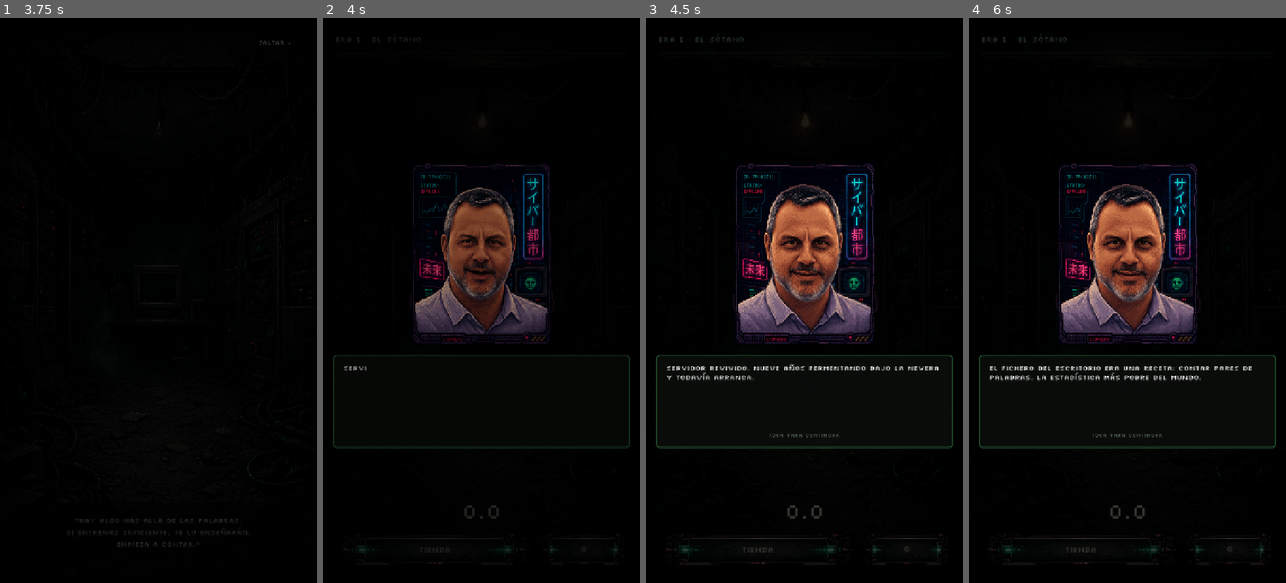
Above: before the commit, frames 1-4 (left to right).
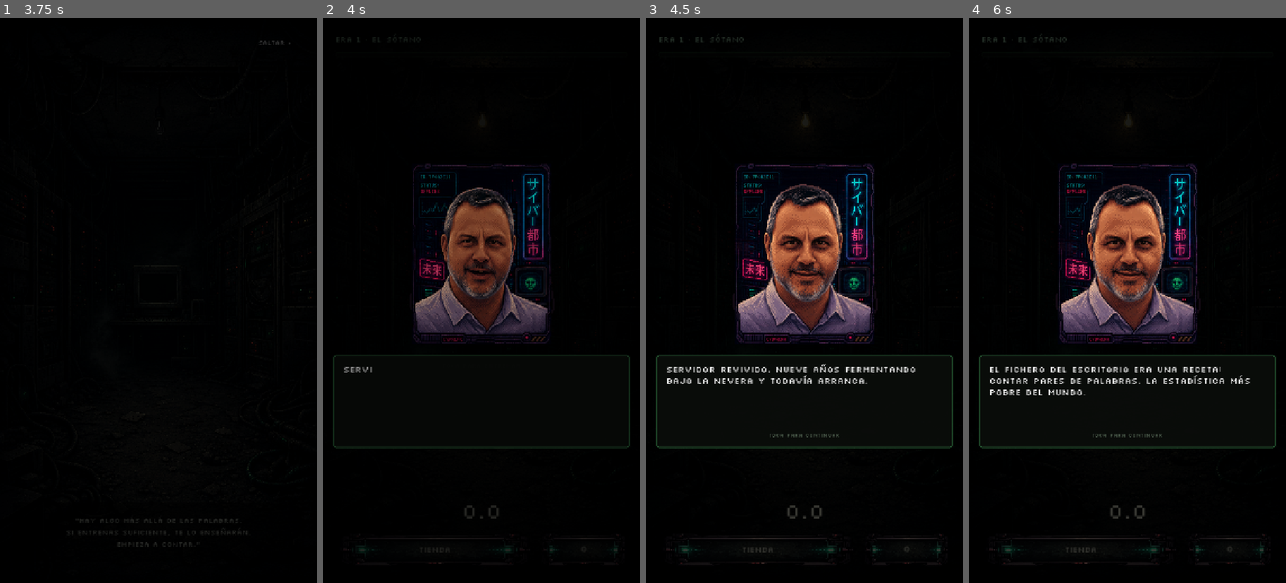
Above: after the commit, the same moments.

Repository: vpedrosa/programacion-dispositivos-moviles
Game: Godot game, scene res://scenes/screens/main_menu/main_menu.tscn
Same seed, same stepped clock (60 frames per second), same inputs: the game is played once before the commit and once after it.
Inputs:
- Up to frame 1 (3.75 s): click "NUEVA" at 0.5 s; click "‹ ATRÁS" at 1.25 s; click "NUEVA" at 2 s; click "SLOT 1 · vacío" at 2.75 s; click "Saltar ›" at 3.5 s
- Up to frame 2 (4 s): no input
- Up to frame 3 (4.5 s): click "TOCA PARA ENTRENAR" at 4.25 s
- Up to frame 4 (6 s): click "TIENDA" at 5 s; click "⚙" at 5.75 s

Frame 1 is identical in both runs. In frame 2, less than 0.1% of the frame differs, in the area x 6-16%, y 61-63%; in frame 3, 1.1%; in frame 4, 1.5%, in the area x 6-90%, y 61-67%.

Commit message:
feat #325: aumenta tamaños de fuente en tienda y diálogos
upgrade_row.tscn — NameLabel 16→22, LevelLabel 12→14, DescriptionLabel
11→14, EffectLabel 12→16, CostLabel 14→16, BuyButton 13→16. El row
sube su custom_minimum_size de (0, 132) a (0, 168) y el botón a
160x48 para acomodar el texto más grande sin romper el layout.

dialogue.tscn — TextLabel RichTextLabel normal_font_size 16→20 para
que la narración del investigador se lea cómodamente en portrait.

ethical_event.tscn — PromptLabel 16→18 y FeedbackLabel 14→18 para
que el dilema y su feedback respiren al mismo tono que el resto.
Los botones de opción se generan en tiempo de ejecución desde
ethical_event.gd; ahora se les aplica font_size 18 + custom_minimum
72 y autowrap por palabras para que las etiquetas largas no se
trunquen.

Closes #325

Diff:
--- a/the-tokenizer/game/the-tokenizer/scenes/screens/dialogue/dialogue.tscn
+++ b/the-tokenizer/game/the-tokenizer/scenes/screens/dialogue/dialogue.tscn
@@ -88,7 +88,7 @@
 scroll_active = false
 text = ""
 theme_override_fonts/normal_font = ExtResource("3_font")
-theme_override_font_sizes/normal_font_size = 16
+theme_override_font_sizes/normal_font_size = 20
 
 [node name="Hint" type="Label" parent="Margin/VBox/Panel/PanelVBox"]
 unique_name_in_owner = true
--- a/the-tokenizer/game/the-tokenizer/scenes/screens/ethical_event/ethical_event.gd
+++ b/the-tokenizer/game/the-tokenizer/scenes/screens/ethical_event/ethical_event.gd
@@ -46,7 +46,9 @@
 		var dict: Dictionary = choice
 		var button := Button.new()
 		button.text = String(dict.get("label", ""))
-		button.custom_minimum_size = Vector2(0, 64)
+		button.custom_minimum_size = Vector2(0, 72)
+		button.add_theme_font_size_override("font_size", 18)
+		button.autowrap_mode = TextServer.AUTOWRAP_WORD
 		button.pressed.connect(_on_choice_pressed.bind(dict))
 		_choices_box.add_child(button)
 	AudioManager.wire_buttons_in(_choices_box)
--- a/the-tokenizer/game/the-tokenizer/scenes/screens/ethical_event/ethical_event.tscn
+++ b/the-tokenizer/game/the-tokenizer/scenes/screens/ethical_event/ethical_event.tscn
@@ -56,7 +56,7 @@
 unique_name_in_owner = true
 layout_mode = 2
 size_flags_horizontal = 3
-theme_override_font_sizes/font_size = 16
+theme_override_font_sizes/font_size = 18
 theme_override_colors/font_color = Color(0.92, 0.95, 0.85, 0.95)
 theme_override_constants/line_spacing = 6
 text = ""
@@ -73,7 +73,7 @@
 visible = false
 layout_mode = 2
 size_flags_horizontal = 3
-theme_override_font_sizes/font_size = 14
+theme_override_font_sizes/font_size = 18
 theme_override_colors/font_color = Color(0.95, 0.85, 0.65, 0.95)
 theme_override_constants/line_spacing = 6
 text = ""
--- a/the-tokenizer/game/the-tokenizer/scenes/ui/upgrade_row/upgrade_row.tscn
+++ b/the-tokenizer/game/the-tokenizer/scenes/ui/upgrade_row/upgrade_row.tscn
@@ -19,7 +19,7 @@
 content_margin_bottom = 12.0
 
 [node name="UpgradeRow" type="PanelContainer"]
-custom_minimum_size = Vector2(0, 132)
+custom_minimum_size = Vector2(0, 168)
 theme_override_styles/panel = SubResource("StyleBoxFlat_row")
 script = ExtResource("1_row")
 
@@ -35,22 +35,22 @@
 unique_name_in_owner = true
 layout_mode = 2
 size_flags_horizontal = 3
-theme_override_font_sizes/font_size = 16
+theme_override_font_sizes/font_size = 22
 theme_override_colors/font_color = Color(0.92, 0.95, 0.85, 1)
 text = "Nombre"
 
 [node name="LevelLabel" type="Label" parent="VBox/Header"]
 unique_name_in_owner = true
 layout_mode = 2
-theme_override_font_sizes/font_size = 12
+theme_override_font_sizes/font_size = 14
 theme_override_colors/font_color = Color(0.65, 0.85, 0.7, 0.85)
 text = "Lv 0"
 
 [node name="DescriptionLabel" type="Label" parent="VBox"]
 unique_name_in_owner = true
 layout_mode = 2
-theme_override_font_sizes/font_size = 11
-theme_override_colors/font_color = Color(0.78, 0.82, 0.74, 0.8)
+theme_override_font_sizes/font_size = 14
+theme_override_colors/font_color = Color(0.78, 0.82, 0.74, 0.85)
 theme_override_constants/line_spacing = 4
 text = "Descripción"
 autowrap_mode = 2
@@ -62,7 +62,7 @@
 [node name="EffectLabel" type="Label" parent="VBox/Footer"]
 unique_name_in_owner = true
 layout_mode = 2
-theme_override_font_sizes/font_size = 12
+theme_override_font_sizes/font_size = 16
 theme_override_colors/font_color = Color(0.6, 0.85, 0.65, 1)
 text = "+1 / tap"
 
@@ -74,13 +74,13 @@
 unique_name_in_owner = true
 layout_mode = 2
 size_flags_vertical = 4
-theme_override_font_sizes/font_size = 14
+theme_override_font_sizes/font_size = 16
 theme_override_colors/font_color = Color(0.95, 0.95, 0.85, 1)
 text = "10"
 
 [node name="BuyButton" type="Button" parent="VBox/Footer"]
 unique_name_in_owner = true
-custom_minimum_size = Vector2(140, 40)
+custom_minimum_size = Vector2(160, 48)
 layout_mode = 2
-theme_override_font_sizes/font_size = 13
+theme_override_font_sizes/font_size = 16
 text = "COMPRAR"
Not shown, added: the-tokenizer/game/the-tokenizer/scenes/screens/ethical_event/ethical_event.gd.uid
Not shown: 1 places in the-tokenizer/game/the-tokenizer/scenes/screens/ethical_event/ethical_event.tscn that only renumber resources
